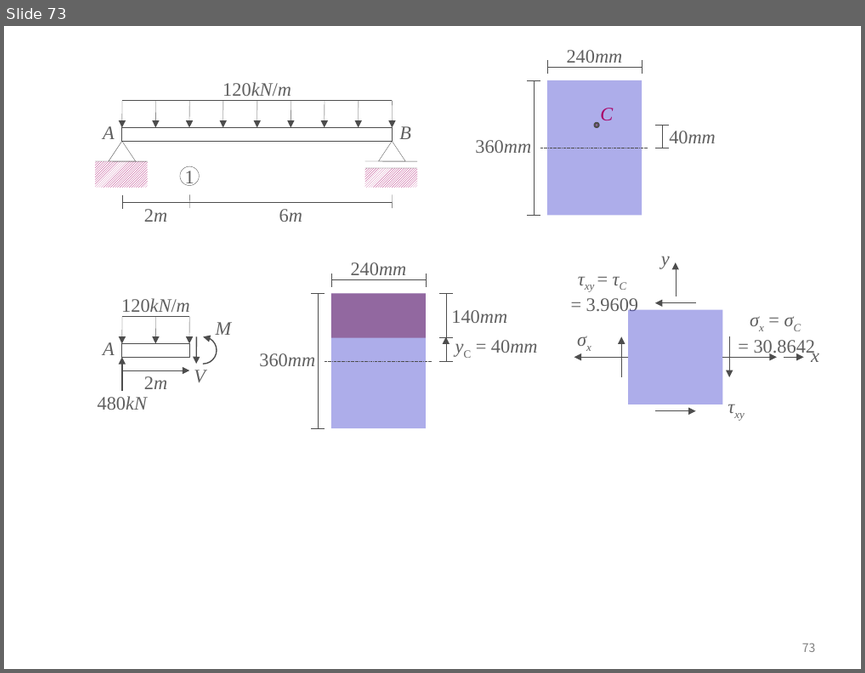
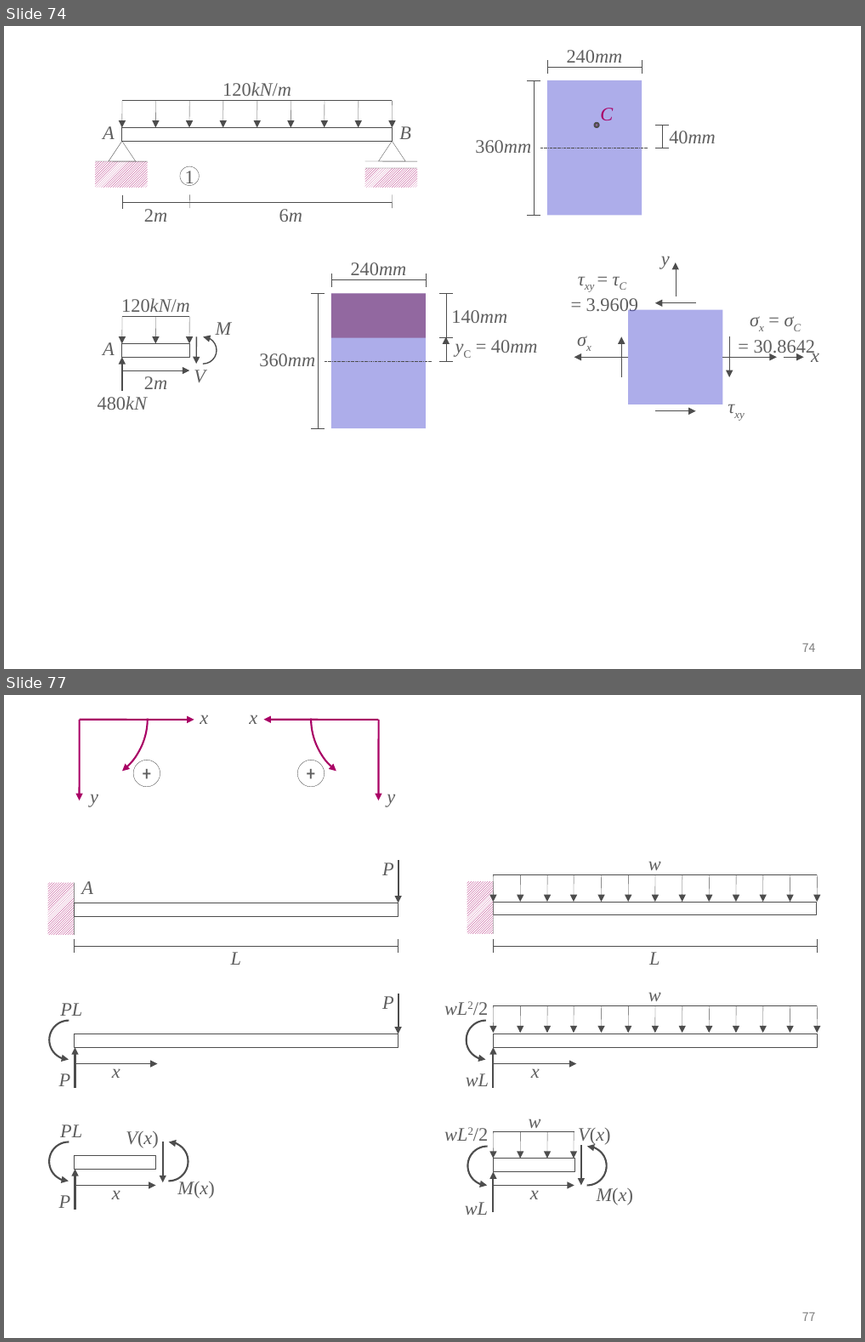
Before and after one commit to ironbell87/structural_mechanics_II, a slide deck: figures.pptx. Shown one above the other, each under a label of ours: slide 73 before the commit, slides 74 and 77 after it; the slides between them are not shown. The pictures are 865x673 and 865x1342 pixels, drawn with LibreOffice and Linux fonts; fonts in the diff are those of the drawing. Boxes give left, top, right and bottom in pixels: in the first picture for what was removed or moved away, otherwise in the second. Text is boxed around its words. In the diff, an @@ line names an element or a change of style, - is before the commit and + after.

```diff
--- a/figures.pptx
+++ b/figures.pptx
@@ slide 77 added at <box>4,695,861,1338</box>, background #FFFFFF; not listed: 1 template element that a slide beside it also shows @@
@@ group added at <box>14,695,444,807</box>: 4 texts, 4 arrows, 2 arc (boxed as its full ellipse)s, 2 ellipses @@
+x
++
+y
+x
++
+y
@@ group added at <box>47,860,398,964</box>: 4 lines, 3 texts, 2 rectangles, 1 arrow @@
+L
+P
+A
@@ group added at <box>466,861,817,964</box>: 13 arrows, 5 lines, 2 rectangles, 2 texts @@
+w
+L
@@ group added at <box>466,992,817,1088</box>: 15 arrows, 4 texts, 1 arc (boxed as its full ellipse), 1 rectangle, 1 line @@
+wL
+wL2/2
+x
+w
@@ group added at <box>49,993,398,1088</box>: 4 texts, 3 arrows, 1 arc (boxed as its full ellipse), 1 rectangle @@
+P
+PL
+P
+x
@@ group added at <box>49,1124,214,1209</box>: 5 texts, 3 arrows, 2 arc (boxed as its full ellipse)s, 1 rectangle @@
+P
+PL
+x
+M(x)
+V(x)
@@ group added at <box>465,1118,633,1214</box>: 7 arrows, 6 texts, 2 arc (boxed as its full ellipse)s, 1 rectangle, 1 line @@
+wL
+wL2/2
+x
+w
+M(x)
+V(x)
@@ what was slide 73 is now slide 74 @@
@@ page number at <box>802,643,816,652</box>: text changed @@
-73
+74
```
Also in this commit, not shown: 4 slides changed, 7 other slides added, 1 slide removed, 57 other files.
